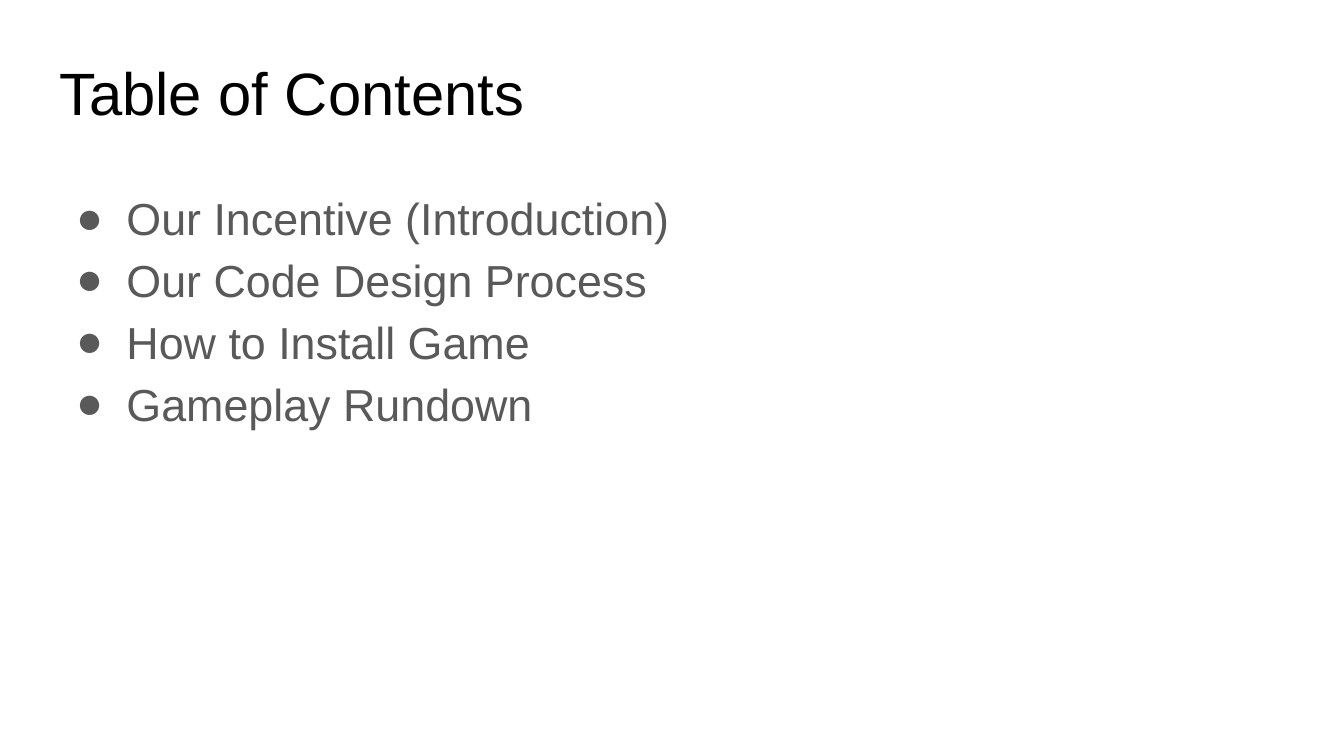
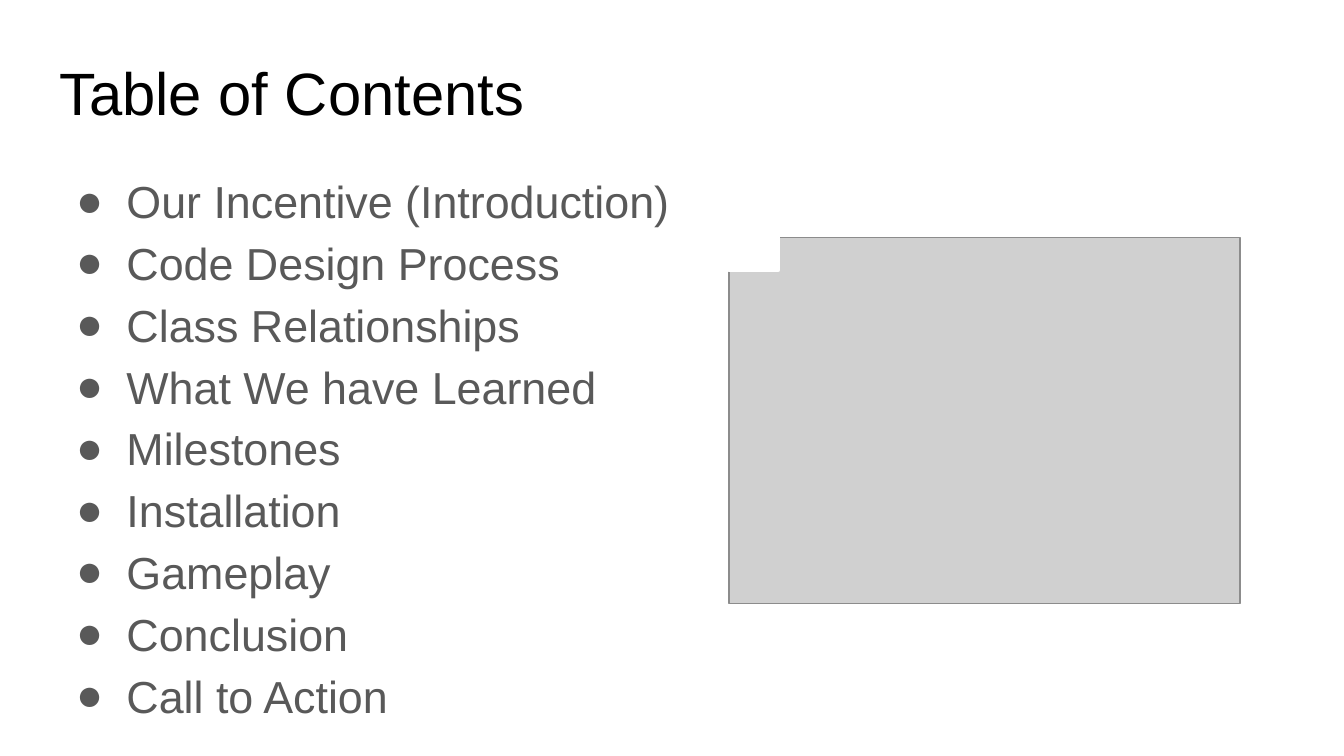
Before and after one commit to yangyaoi/Connect-Four-Project, a slide deck: slide 2 of Documents/Final Presentation/Final incomplete.pptx. Drawn at 1344x756 pixels with LibreOffice and Linux fonts; fonts in the diff are those of the drawing; grey boxes stand for pictures. Boxes give left, top, right and bottom in pixels: in the first picture for what was removed or moved away, otherwise in the second. Text is boxed around its words. In the diff, an @@ line names an element or a change of style, - is before the commit and + after.

```diff
--- a/Documents/Final Presentation/Final incomplete.pptx
+++ b/Documents/Final Presentation/Final incomplete.pptx
@@ text "Our Incentive (Introduction)": place and size @@
-text "Our Incentive (Introduction)" at [126,202,669,430]
+text "Our Incentive (Introduction)" at [126,185,669,714]
@@ picture added at [730,238,1241,605] @@
@@ rectangle added at [730,238,780,271], fill #FFFFFF, outline #FFFFFF 2 pt @@
@@ text at [126,247,596,714]: text changed @@
-● Our Code Design Process
-● How to Install Game
-● Gameplay Rundown
+● Code Design Process
+● Class Relationships
+● What We have Learned
+● Milestones
+● Installation
+● Gameplay
+● Conclusion
+● Call to Action
```
Also in this commit, not shown: 6 other slides changed, 2 slides added.
